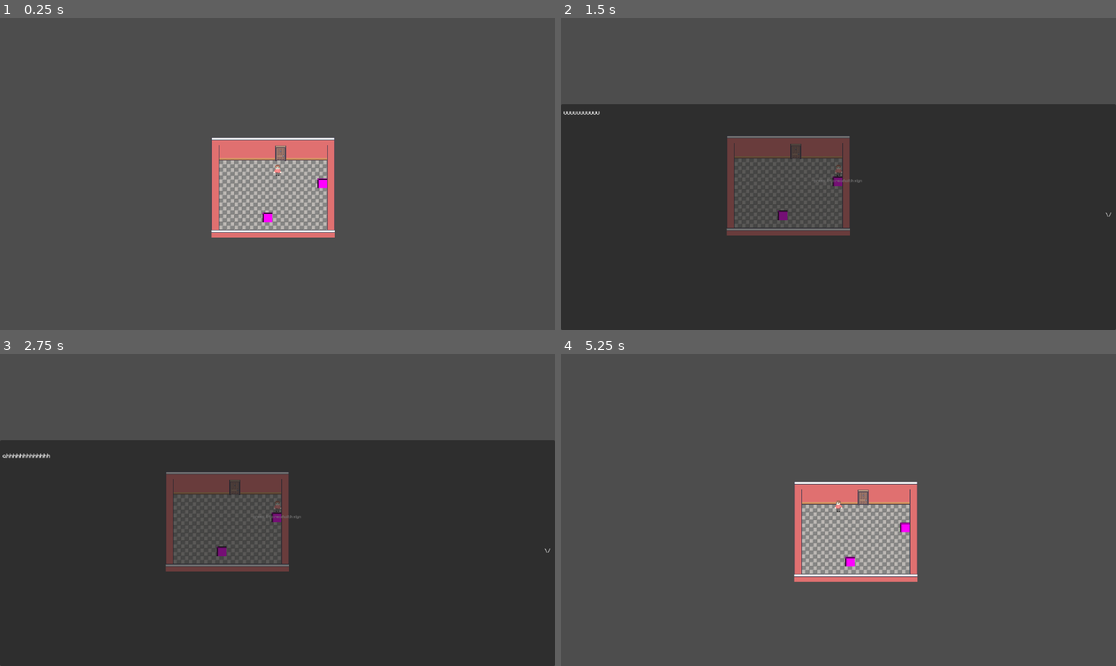
Above: before the commit, frames 1-4 (two rows, left to right).
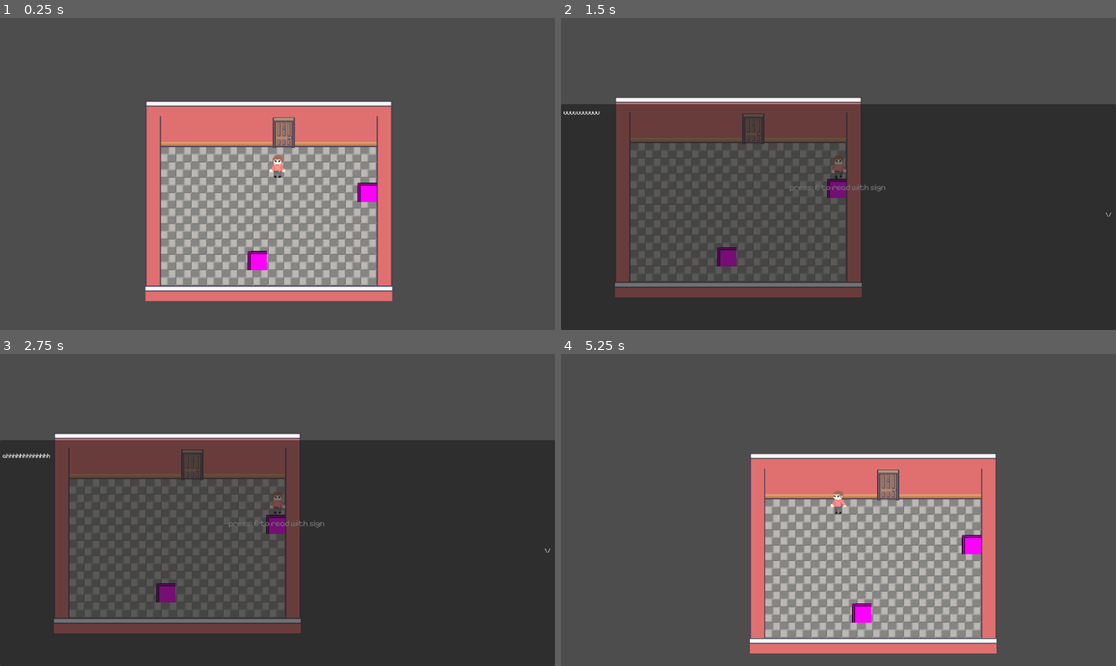
Above: after the commit, the same moments.

Repository: mistermangaker/top_down_template_project
Game: Godot game, scene res://GameScene/Managers/game_scene.tscn
Two runs of this game, one before a commit and one after it. Both use one fixed random seed, a clock stepped at 60 frames per second and the inputs below.
Inputs (mouse positions are in pixels of both pictures, inside the frame that each line leads up to):
- Up to frame 1 (0.25 s): no input
- Up to frame 2 (1.5 s): tap Enter at 0.5 s; move the mouse to (960, 158) at 0.52 s; hold D (move_right) 0.53-1.28 s; hold E (interact) 0.53-1.28 s; click (960, 158) at 0.67 s; move the mouse to (727, 189) at 1.27 s; hold S (move_backward) from 1.28 s (still down); tap E (interact) at 1.35 s
- Up to frame 3 (2.75 s): release S (move_backward) at 2 s; click "\/" at 2 s
- Up to frame 4 (5.25 s): tap Space at 2.75, 4.25 s; move the mouse to (894, 441) at 2.77 s; hold D (move_right) 2.78-3.53 s; hold E (interact) 2.78-3.53 s; tap Enter at 3.5 s; move the mouse to (810, 572) at 3.52 s; hold W (move_forward) 3.53-4.28 s; tap E (interact) at 3.6, 5.1 s; click (810, 572) at 3.67 s; move the mouse to (1005, 556) at 4.27 s; hold E (interact) 4.28-5.03 s; hold A (move_left) from 4.28 s (still down); move the mouse to (672, 463) at 5.02 s

The runs differ from the first frame. In frame 1, 26% of the frame differs, in the area x 26-71%, y 26-91%; in frame 2, 18%; in frame 3, 18%; in frame 4, 26%.

Commit message:
fixed audio bus

Diff:
--- a/Characters/PlayerCharacter/player.tscn
+++ b/Characters/PlayerCharacter/player.tscn
@@ -58,3 +58,4 @@
 shape = SubResource("CircleShape2D_83qa3")
 
 [node name="Camera2D" type="Camera2D" parent="." unique_id=1487647766]
+zoom = Vector2(2, 2)
--- a/project.godot
+++ b/project.godot
@@ -1,3 +1,11 @@
+; Engine configuration file.
+; It's best edited using the editor UI and not directly,
+; since the parameters that go here are not all obvious.
+;
+; Format:
+;   [section] ; section goes between []
+;   param=value ; assign values to parameters
+
 config_version=5
 
 [application]
Renamed: GameMenus/default_bus_layout.tres -> default_bus_layout.tres
